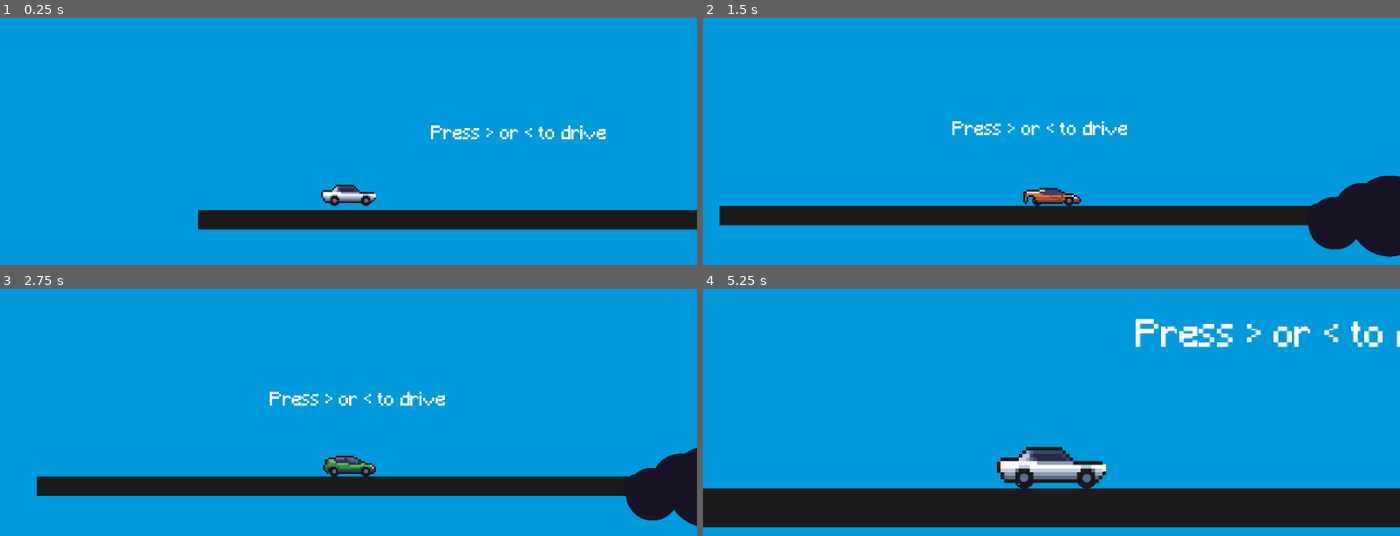
Above: before the commit, frames 1-4 (two rows, left to right).
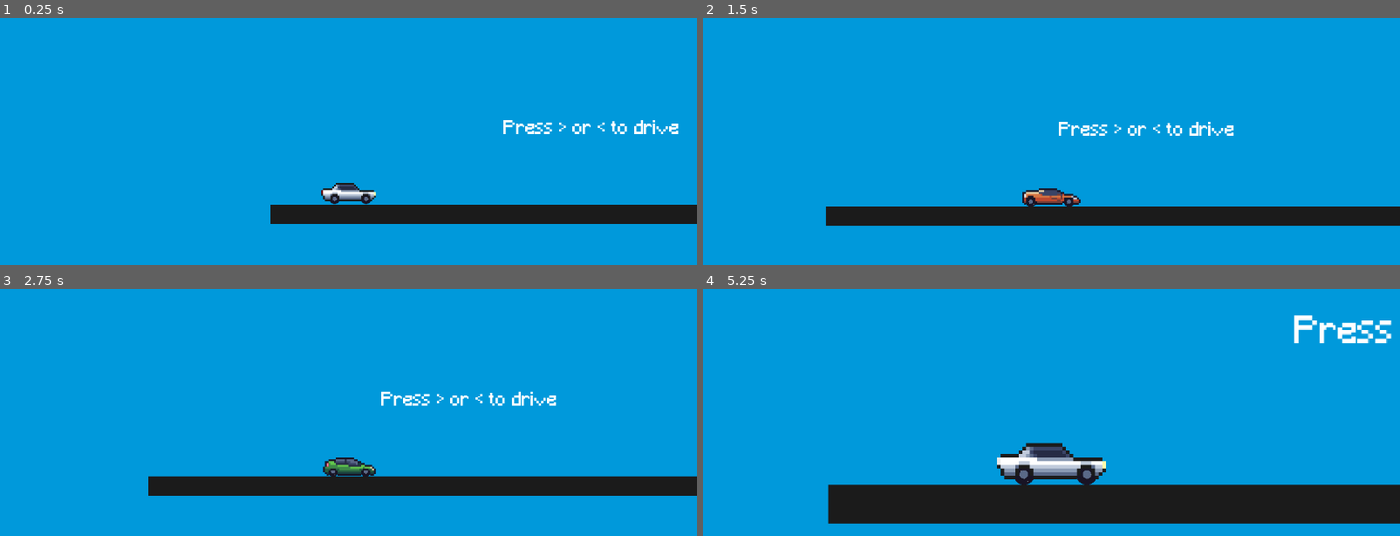
Above: after the commit, the same moments.

Repository: keepyourarrow/SkyWheels
Game: Godot game, scene res://Scenes/test_world.tscn
Two runs of this game, one before a commit and one after it. Both use one fixed random seed, a clock stepped at 60 frames per second and the inputs below.
Inputs:
- Up to frame 1 (0.25 s): no input
- Up to frame 2 (1.5 s): hold Right (ui_right) 0.53-1.28 s; tap 1 (1) at 0.6 s; tap 2 (2) at 0.8, 1.35 s; hold Left (ui_left) from 1.28 s (still down)
- Up to frame 3 (2.75 s): tap 3 (3) at 1.55, 2.1 s; release Left (ui_left) at 2.03 s; hold Right (ui_right) from 2.03 s (still down); tap 4 (4) at 2.3 s
- Up to frame 4 (5.25 s): tap 4 (4) at 2.85 s; tap X (x) at 3.05 s; release Right (ui_right) at 3.53 s; hold X (x) 3.53-4.28 s; hold Left (ui_left) from 3.53 s (still down); tap Z (z) at 3.8, 4.35 s; tap 1 (1) at 4.55, 5.1 s

The runs differ from the first frame. In frame 1, 5.1% of the frame differs, in the area x 28-100%, y 41-86%; in frame 2, 5.2%; in frame 3, 4.2%; in frame 4, 9.3%, in the area x 0-100%, y 10-97%.

Commit message:
cars-changing-logic

Diff:
--- /dev/null
+++ b/Scenes/cars/base_car.tscn
@@ -0,0 +1,44 @@
+[gd_scene load_steps=7 format=3 uid="uid://dj01jr23p2cyh"]
+
+[ext_resource type="Texture2D" uid="uid://nmafs261hduj" path="res://Assets/CarBodies/Sedan-1.png" id="1_g34c1"]
+[ext_resource type="Script" path="res://Scripts/car.gd" id="1_qodfy"]
+[ext_resource type="PackedScene" uid="uid://t746jsa3ynrh" path="res://Scenes/cars/common/pin_joint_2d.tscn" id="2_5huem"]
+[ext_resource type="Texture2D" uid="uid://dvii00ntb3d7u" path="res://Assets/Misc/RearLight.png" id="4_1j6f2"]
+[ext_resource type="Texture2D" uid="uid://bugtu26u1teyy" path="res://Assets/Misc/BackingLight.png" id="5_qqjd3"]
+
+[sub_resource type="PhysicsMaterial" id="PhysicsMaterial_ihkie"]
+friction = 0.07
+bounce = 0.12
+
+[node name="BaseCar" type="RigidBody2D"]
+collision_layer = 2
+mass = 2.0
+physics_material_override = SubResource("PhysicsMaterial_ihkie")
+script = ExtResource("1_qodfy")
+
+[node name="PinJoint2D" parent="." instance=ExtResource("2_5huem")]
+position = Vector2(-23, 8)
+
+[node name="PinJoint2D2" parent="." instance=ExtResource("2_5huem")]
+position = Vector2(29, 8)
+
+[node name="CollisionPolygon2D" type="CollisionPolygon2D" parent="."]
+scale = Vector2(3, 3)
+polygon = PackedVector2Array(-5, 4, 12.3333, 4, 15, 1.66667, 15, -1, 14, -2, 7, -2, 3, -6, -7, -6, -10, -3, -14, -3, -15, -2, -15, 1, -12.3333, 3, -10, 4)
+
+[node name="CarImage" type="Sprite2D" parent="."]
+scale = Vector2(3, 3)
+texture = ExtResource("1_g34c1")
+
+[node name="RearLight" type="PointLight2D" parent="."]
+position = Vector2(-43.5, -3)
+scale = Vector2(3, 3)
+enabled = false
+energy = 9.43
+texture = ExtResource("4_1j6f2")
+
+[node name="BackingLight" type="Sprite2D" parent="."]
+visible = false
+position = Vector2(-43.5, -3)
+scale = Vector2(3, 3)
+texture = ExtResource("5_qqjd3")
--- /dev/null
+++ b/Scenes/cars/common/backing_light.tscn
@@ -0,0 +1,8 @@
+[gd_scene load_steps=2 format=3 uid="uid://b5a7gg302l868"]
+
+[ext_resource type="Texture2D" uid="uid://bugtu26u1teyy" path="res://Assets/Misc/BackingLight.png" id="1_6w504"]
+
+[node name="backingLight" type="Sprite2D"]
+position = Vector2(-43.5, -3)
+scale = Vector2(3, 3)
+texture = ExtResource("1_6w504")
--- /dev/null
+++ b/Scenes/cars/common/pin_joint_2d.tscn
@@ -0,0 +1,16 @@
+[gd_scene load_steps=2 format=3 uid="uid://t746jsa3ynrh"]
+
+[ext_resource type="PackedScene" uid="uid://1di16wygtu6i" path="res://Scenes/wheel_1.tscn" id="1_1gx0y"]
+
+[node name="PinJoint2D" type="PinJoint2D"]
+node_a = NodePath("..")
+node_b = NodePath("Wheel")
+bias = 0.471
+motor_enabled = true
+
+[node name="Wheel" parent="." instance=ExtResource("1_1gx0y")]
+collision_layer = 2
+
+[node name="RayCast" type="RayCast2D" parent="."]
+position = Vector2(52, -9)
+target_position = Vector2(0, 20)
--- /dev/null
+++ b/Scenes/cars/common/rear_light.tscn
@@ -0,0 +1,10 @@
+[gd_scene load_steps=2 format=3 uid="uid://y4ewqnd08f1u"]
+
+[ext_resource type="Texture2D" uid="uid://dvii00ntb3d7u" path="res://Assets/Misc/RearLight.png" id="1_ygiyd"]
+
+[node name="rearLight" type="PointLight2D"]
+position = Vector2(-43.5, -3)
+scale = Vector2(3, 3)
+enabled = false
+energy = 9.43
+texture = ExtResource("1_ygiyd")
--- /dev/null
+++ b/Scenes/cars/hatchback.tscn
@@ -0,0 +1,29 @@
+[gd_scene load_steps=3 format=3 uid="uid://n0qtpi5w00ic"]
+
+[ext_resource type="PackedScene" uid="uid://dj01jr23p2cyh" path="res://Scenes/cars/base_car.tscn" id="1_lt7vp"]
+[ext_resource type="Texture2D" uid="uid://cdc2d6gnmgqf0" path="res://Assets/CarBodies/Hatchback-1.png" id="2_whwx2"]
+
+[node name="Hatchback" instance=ExtResource("1_lt7vp")]
+power = 90
+max_speed = 375
+
+[node name="PinJoint2D" parent="." index="0"]
+position = Vector2(-25, 11)
+
+[node name="PinJoint2D2" parent="." index="1"]
+position = Vector2(29, 11)
+
+[node name="CollisionPolygon2D" parent="." index="2"]
+position = Vector2(1, 6)
+polygon = PackedVector2Array(-5, 4, 12.3333, 4, 15, 1.66667, 14.6667, 0, 13.3333, -1.33333, 7, -2, 3, -6, -7, -6, -11.3333, -5, -13.3333, -4, -14, -1.66667, -14.6667, 1, -12.3333, 3, -10, 4)
+
+[node name="CarImage" parent="." index="3"]
+texture = ExtResource("2_whwx2")
+
+[node name="RearLight" parent="." index="4"]
+position = Vector2(-34.5, 0)
+scale = Vector2(2.96, 3)
+
+[node name="BackingLight" parent="." index="5"]
+position = Vector2(-34.5, 0)
+scale = Vector2(2.96, 3)
--- /dev/null
+++ b/Scenes/cars/pick_up_truck.tscn
@@ -0,0 +1,27 @@
+[gd_scene load_steps=3 format=3 uid="uid://d0u66p5h4w8qn"]
+
+[ext_resource type="PackedScene" uid="uid://dj01jr23p2cyh" path="res://Scenes/cars/base_car.tscn" id="1_vg5tb"]
+[ext_resource type="Texture2D" uid="uid://bxckfp4ovy0yj" path="res://Assets/CarBodies/PickupTruck-1.png" id="2_w307l"]
+
+[node name="PickUpTruck" instance=ExtResource("1_vg5tb")]
+power = 100
+max_speed = 370
+
+[node name="PinJoint2D" parent="." index="0"]
+position = Vector2(-28, 13)
+
+[node name="PinJoint2D2" parent="." index="1"]
+position = Vector2(32, 13)
+
+[node name="CollisionPolygon2D" parent="." index="2"]
+scale = Vector2(3.0446, 2.92589)
+polygon = PackedVector2Array(-5, 4, 15.7656, 5.12665, 15.7656, 1.02533, 15, -1, 14, -2, 7, -2, 3.94141, -5.8102, -7, -6, -13.7949, -6.15198, -14, -3, -15, -2, -15, 1, -12.3333, 3, -10, 4)
+
+[node name="CarImage" parent="." index="3"]
+texture = ExtResource("2_w307l")
+
+[node name="RearLight" parent="." index="4"]
+position = Vector2(-46.5, 0)
+
+[node name="BackingLight" parent="." index="5"]
+position = Vector2(-46.5, 0)
--- /dev/null
+++ b/Scenes/cars/sedan.tscn
@@ -0,0 +1,7 @@
+[gd_scene load_steps=2 format=3 uid="uid://vi3bx4cejx5y"]
+
+[ext_resource type="PackedScene" uid="uid://dj01jr23p2cyh" path="res://Scenes/cars/base_car.tscn" id="1_haldt"]
+
+[node name="Sedan" instance=ExtResource("1_haldt")]
+power = 70
+max_speed = 350
--- a/Scenes/cars/sedan_1.tscn
+++ /dev/null
@@ -1,90 +0,0 @@
-[gd_scene load_steps=10 format=3 uid="uid://dj01jr23p2cyh"]
-
-[ext_resource type="PackedScene" uid="uid://1di16wygtu6i" path="res://Scenes/wheel_1.tscn" id="1_1ovwj"]
-[ext_resource type="Texture2D" uid="uid://nmafs261hduj" path="res://Assets/CarBodies/Sedan-1.png" id="1_g34c1"]
-[ext_resource type="Script" path="res://Scripts/sedan_1.gd" id="1_yi1km"]
-[ext_resource type="Texture2D" uid="uid://dvii00ntb3d7u" path="res://Assets/Misc/RearLight.png" id="4_1j6f2"]
-[ext_resource type="Texture2D" uid="uid://cdc2d6gnmgqf0" path="res://Assets/CarBodies/Hatchback-1.png" id="5_cp2db"]
-[ext_resource type="Texture2D" uid="uid://bugtu26u1teyy" path="res://Assets/Misc/BackingLight.png" id="5_qqjd3"]
-[ext_resource type="Texture2D" uid="uid://bxckfp4ovy0yj" path="res://Assets/CarBodies/PickupTruck-1.png" id="6_f1th0"]
-[ext_resource type="Texture2D" uid="uid://bekdvfnhf4jpu" path="res://Assets/CarBodies/Sport-1.png" id="7_lyutd"]
-
-[sub_resource type="PhysicsMaterial" id="PhysicsMaterial_ihkie"]
-friction = 0.07
-bounce = 0.12
-
-[node name="Sedan-1" type="RigidBody2D"]
-collision_layer = 2
-mass = 2.0
-physics_material_override = SubResource("PhysicsMaterial_ihkie")
-script = ExtResource("1_yi1km")
-force = 70
-
-[node name="PinJoint2D" type="PinJoint2D" parent="."]
-position = Vector2(-23, 8)
-node_a = NodePath("..")
-node_b = NodePath("Wheel-1")
-bias = 0.471
-motor_enabled = true
-
-[node name="Wheel-1" parent="PinJoint2D" instance=ExtResource("1_1ovwj")]
-collision_layer = 2
-
-[node name="FrontRayCast" type="RayCast2D" parent="PinJoint2D"]
-position = Vector2(52, -9)
-target_position = Vector2(0, 20)
-
-[node name="PinJoint2D2" type="PinJoint2D" parent="."]
-position = Vector2(29, 8)
-node_a = NodePath("..")
-node_b = NodePath("Wheel-2")
-bias = 0.414
-
-[node name="Wheel-2" parent="PinJoint2D2" instance=ExtResource("1_1ovwj")]
-collision_layer = 2
-
-[node name="RearRaycast" type="RayCast2D" parent="PinJoint2D2"]
-position = Vector2(-52, -9)
-target_position = Vector2(0, 19)
-
-[node name="CollisionPolygon2D" type="CollisionPolygon2D" parent="."]
-visible = false
-scale = Vector2(3, 3)
-polygon = PackedVector2Array(-5, 4, 12.3333, 4, 15, 1.66667, 15, -1, 14, -2, 7, -2, 3, -6, -7, -6, -10, -3, -14, -3, -15, -2, -15, 1, -12.3333, 3, -10, 4)
-
-[node name="rearLight" type="PointLight2D" parent="."]
-position = Vector2(-43.5, -3)
-scale = Vector2(3, 3)
-enabled = false
-energy = 9.43
-texture = ExtResource("4_1j6f2")
-
-[node name="backingLight" type="Sprite2D" parent="."]
-visible = false
-position = Vector2(-43.5, -3)
-scale = Vector2(3, 3)
-texture = ExtResource("5_qqjd3")
-
-[node name="Carbodies" type="Node2D" parent="."]
-
-[node name="Htchbck1" type="Sprite2D" parent="Carbodies"]
-visible = false
-position = Vector2(0, -6)
-scale = Vector2(3, 3)
-texture = ExtResource("5_cp2db")
-
-[node name="pckup1" type="Sprite2D" parent="Carbodies"]
-visible = false
-position = Vector2(-3, -6)
-scale = Vector2(3, 3)
-texture = ExtResource("6_f1th0")
-
-[node name="sport1" type="Sprite2D" parent="Carbodies"]
-visible = false
-position = Vector2(1, -4)
-scale = Vector2(3, 3)
-texture = ExtResource("7_lyutd")
-
-[node name="sedan1" type="Sprite2D" parent="Carbodies"]
-scale = Vector2(3, 3)
-texture = ExtResource("1_g34c1")
--- /dev/null
+++ b/Scenes/cars/sport.tscn
@@ -0,0 +1,29 @@
+[gd_scene load_steps=3 format=3 uid="uid://bwvhmlpcw4xdg"]
+
+[ext_resource type="PackedScene" uid="uid://dj01jr23p2cyh" path="res://Scenes/cars/base_car.tscn" id="1_lf5hl"]
+[ext_resource type="Texture2D" uid="uid://bekdvfnhf4jpu" path="res://Assets/CarBodies/Sport-1.png" id="2_qg74j"]
+
+[node name="Sport" instance=ExtResource("1_lf5hl")]
+power = 120
+max_speed = 480
+
+[node name="PinJoint2D" parent="." index="0"]
+position = Vector2(-34, 13)
+
+[node name="PinJoint2D2" parent="." index="1"]
+position = Vector2(29, 13)
+
+[node name="CollisionPolygon2D" parent="." index="2"]
+position = Vector2(0, 9)
+polygon = PackedVector2Array(15, 3, 16, 2, 16, 0, 15, 0, 15, -1, 14, -1, 14, -2, 12, -2, 12, -3, 7, -3, 7, -4, 5, -4, 5, -5, 3, -5, 3, -6, -7, -6.33333, -7, -5, -15, -5, -15, -4, -16, -4, -16, 2, -15, 2, -15, 3, -14, 3, -14, 2, -8.66667, 3, 6, 3)
+
+[node name="CarImage" parent="." index="3"]
+texture = ExtResource("2_qg74j")
+
+[node name="RearLight" parent="." index="4"]
+position = Vector2(-43.5, 3)
+scale = Vector2(2.93822, 3.025)
+
+[node name="BackingLight" parent="." index="5"]
+position = Vector2(-43.5, 3)
+scale = Vector2(2.93822, 3.025)
--- a/Scenes/test_world.tscn
+++ b/Scenes/test_world.tscn
@@ -1,13 +1,9 @@
-[gd_scene load_steps=6 format=3 uid="uid://dk7mw5rck5svy"]
+[gd_scene load_steps=5 format=3 uid="uid://dk7mw5rck5svy"]
 
 [ext_resource type="PackedScene" uid="uid://da3et7e2nlxk" path="res://Scenes/block.tscn" id="1_4uovd"]
 [ext_resource type="PackedScene" uid="uid://dmc5kp0u1tfgy" path="res://Scenes/circle.tscn" id="2_7ff4h"]
-[ext_resource type="PackedScene" uid="uid://dj01jr23p2cyh" path="res://Scenes/cars/sedan_1.tscn" id="2_uy2y4"]
 [ext_resource type="FontFile" uid="uid://b7niu3em14t4a" path="res://Assets/Fonts/Minecraft.ttf" id="3_06m17"]
-
-[sub_resource type="PhysicsMaterial" id="PhysicsMaterial_ay773"]
-friction = 0.0
-bounce = 0.07
+[ext_resource type="Script" path="res://Scripts/player.gd" id="5_fcng1"]
 
 [node name="TestWorld" type="Node2D"]
 
@@ -154,10 +150,9 @@
 theme_override_font_sizes/font_size = 30
 text = "Press > or < to drive"
 
-[node name="Sedan-1" parent="." instance=ExtResource("2_uy2y4")]
-position = Vector2(448, 281)
-physics_material_override = SubResource("PhysicsMaterial_ay773")
+[node name="Player" type="Node2D" parent="."]
+position = Vector2(328, 287)
+script = ExtResource("5_fcng1")
 
-[node name="Camera2D" type="Camera2D" parent="Sedan-1"]
-position = Vector2(0, -3)
+[node name="Camera2D" type="Camera2D" parent="Player"]
 rotation_smoothing_enabled = true
--- /dev/null
+++ b/Scripts/car.gd
@@ -0,0 +1,58 @@
+class_name Car
+extends RigidBody2D
+
+@export var power: int
+@export var max_speed: int
+
+@onready var Rjoint = $PinJoint2D
+@onready var Fjoint = $PinJoint2D2
+@onready var Wheel1 = $"PinJoint2D/Wheel"
+@onready var Wheel2 = $"PinJoint2D2/Wheel"
+@onready var F_cast = $"PinJoint2D/RayCast"
+@onready var R_cast = $"PinJoint2D2/Raycast"
+@onready var rear_light: PointLight2D = $RearLight
+@onready var backing_light: Sprite2D = $BackingLight
+
+const ROTATION_MODIFIER = 5;
+const BODY_TORQUE = 8000
+
+func _physics_process(_delta):
+	handle_movement()
+
+func handle_movement():
+	var current_velocity = linear_velocity.rotated(rotation)
+	var forceVec = Vector2(power-rotation * ROTATION_MODIFIER, 0).rotated(rotation)
+
+	var is_on_ground = F_cast.is_colliding() or F_cast.is_colliding()
+	var is_right_pressed = Input.is_action_pressed("ui_right") or Input.is_action_pressed("R1")
+	var is_left_pressed = Input.is_action_pressed("ui_left") or Input.is_action_pressed("L1")
+
+	if is_on_ground:
+		if current_velocity.x <= max_speed:
+			if is_right_pressed:
+				apply_central_impulse(forceVec)
+				apply_torque(-BODY_TORQUE)
+		if current_velocity.x >= -max_speed:
+			if is_left_pressed:
+				apply_central_impulse(-forceVec)
+				apply_torque(BODY_TORQUE)
+		update_rear_lights(current_velocity)
+	else:
+		if is_right_pressed:
+				apply_torque(-BODY_TORQUE)
+		if is_left_pressed:
+				apply_torque(BODY_TORQUE)
+
+
+func update_rear_lights(velocity):
+	const REAR_LIGHT_THRESHOLD = 1
+	const BACK_LIGHT_THRESHOLD = -10
+
+	rear_light.enabled = velocity.x > REAR_LIGHT_THRESHOLD
+	backing_light.visible = velocity.x < BACK_LIGHT_THRESHOLD
+
+func show_car():
+	visible = true
+
+func hide_car():
+	visible = false
--- /dev/null
+++ b/Scripts/player.gd
@@ -0,0 +1,66 @@
+class_name Player
+extends Node2D
+
+@onready var camera = $Camera2D
+
+var cars: Array[Car] = []
+var car_scene_paths = []
+var current_car_index = 0
+
+func _ready():
+	create_and_add_cars()
+	add_first_car()
+
+func create_and_add_cars():
+	var car_scenes = [
+		preload("res://Scenes/cars/sedan.tscn"),
+		preload("res://Scenes/cars/sport.tscn"),
+		preload("res://Scenes/cars/pick_up_truck.tscn"),
+		preload("res://Scenes/cars/hatchback.tscn")
+	]
+
+	for car_scene in car_scenes:
+		var car_instance = car_scene.instantiate()
+		cars.append(car_instance)
+		car_scene_paths.append(car_scene.resource_path)
+
+func add_first_car():
+	add_child(cars[0])
+	cars[0].show_car()
+
+func _physics_process(_delta):
+	handle_camera_zoom()
+	handle_car_switching()
+	update_position()
+
+func update_position():
+	camera.global_position = cars[current_car_index].global_position
+
+func handle_car_switching():
+	if Input.is_action_just_pressed("1"):
+		switch_car(0)
+	elif Input.is_action_just_pressed("2"):
+		switch_car(1)
+	elif Input.is_action_just_pressed("3"):
+		switch_car(2)
+	elif Input.is_action_just_pressed("4"):
+		switch_car(3)
+
+func handle_camera_zoom():
+	if Input.is_action_pressed("z"):
+		camera.zoom = Vector2(2, 2)
+	if Input.is_action_pressed("x"):
+		camera.zoom = Vector2(1, 1)
+
+
+func switch_car(index):
+	if index == current_car_index:
+		return
+
+	global_position = cars[current_car_index].global_position
+	remove_child(cars[current_car_index])
+	# reinstantiate the scene so the position is refreshed
+	cars[current_car_index] = load(car_scene_paths[current_car_index]).instantiate()
+	current_car_index = index
+	add_child(cars[current_car_index])
+	cars[current_car_index].global_position = global_position
--- a/Scripts/sedan_1.gd
+++ /dev/null
@@ -1,97 +0,0 @@
-extends RigidBody2D
-
-@onready var Rjoint = $PinJoint2D
-@onready var Fjoint = $PinJoint2D2
-@onready var Wheel1 = $"PinJoint2D/Wheel-1"
-@onready var Wheel2= $"PinJoint2D2/Wheel-2"
-@onready var F_cast = $PinJoint2D/FrontRayCast
-@onready var R_cast = $PinJoint2D2/RearRaycast
-@onready var resetButton = $Camera2D/Resetbutton
-
-@export var force = 100
-var MAX_SPEED = 350
-const ROTATION_MODIFIER = 5;
-const bodytorque = 8000
-var current_velocity
-
-var carList = [
-{'Name': 'sedan1','sprite': 'Carbodies/sedan1', 'Type': 'sedan','power':70,'maxSpeed':350,'FwheelPos':29,'RwheelPos':-23},
-{'Name': 'sport1','sprite': 'Carbodies/sport1','Type': 'sport','power':120,'maxSpeed':480,'FwheelPos':29,'RwheelPos':-33},
-{'Name': 'pckup1','sprite': 'Carbodies/pckup1','Type': 'pickup','power':100,'maxSpeed':370,'FwheelPos':29,'RwheelPos':-31},
-{'Name': 'htchbck1','sprite': 'Carbodies/Htchbck1','Type': 'hatchback','power':90,'maxSpeed':375,'FwheelPos':29,'RwheelPos':-25}
-]
-
-func _physics_process(_delta):
-	current_velocity = linear_velocity.rotated(rotation)
-	handle_movement()
-	handle_camera_zoom()
-	carSelector()
-
-func handle_camera_zoom():
-	if Input.is_action_pressed("z"):
-		$Camera2D.zoom = Vector2(2,2)
-	if Input.is_action_pressed("x"):
-		$Camera2D.zoom = Vector2(1,1)
-
-
-func handle_movement():
-	var forceVec = Vector2(force-rotation * ROTATION_MODIFIER, 0).rotated(rotation)
-
-	var is_on_ground = F_cast.is_colliding() or F_cast.is_colliding()
-	var is_right_pressed = Input.is_action_pressed("ui_right") or Input.is_action_pressed("R1")
-	var is_left_pressed = Input.is_action_pressed("ui_left") or Input.is_action_pressed("L1")
-
-	if is_on_ground:
-		if current_velocity.x <= MAX_SPEED:
-			if is_right_pressed:
-				apply_central_impulse(forceVec)
-				apply_torque(-bodytorque)
-		if current_velocity.x >= -MAX_SPEED:
-			if is_left_pressed:
-				apply_central_impulse(-forceVec)
-				apply_torque(bodytorque)
-		update_rear_lights(current_velocity)
-	else:
-		if is_right_pressed:
-				apply_torque(-bodytorque)
-		if is_left_pressed:
-				apply_torque(bodytorque)
-
-
-
-func update_rear_lights(velocity):
-	const REAR_LIGHT_THRESHOLD = 1
-	const BACK_LIGHT_THRESHOLD = -10
-
-	$rearLight.enabled = velocity.x > REAR_LIGHT_THRESHOLD
-	$backingLight.visible = velocity.x < BACK_LIGHT_THRESHOLD
-
-func carSelector():
-	if Input.is_action_just_pressed("1"):
-		_carSpriteLoader(0)
-		force = carList[0]['power']
-		MAX_SPEED = carList[0]['maxSpeed']
-		Rjoint.position.x = carList[0]['RwheelPos']
-	elif Input.is_action_just_pressed("2"):
-		_carSpriteLoader(1)
-		get_node(carList[1]['sprite']).visible = true
-		force = carList[1]['power']
-		MAX_SPEED = carList[1]['maxSpeed']
-		Rjoint.position.x = carList[2]['RwheelPos']
-	elif Input.is_action_just_pressed("3"):
-		_carSpriteLoader(2)
-		force = carList[2]['power']
-		MAX_SPEED = carList[2]['maxSpeed']
-		Rjoint.position.x = carList[2]['RwheelPos']
-	elif Input.is_action_just_pressed("4"):
-		_carSpriteLoader(3)
-		force = carList[3]['power']
-		MAX_SPEED = carList[3]['maxSpeed']
-		Rjoint.position.x = carList[3]['RwheelPos']
-
-func _carSpriteLoader(selected_car):
-	for i in range(len(carList)):
-		if i == selected_car:
-			get_node(carList[i]['sprite']).visible = true
-		else:
-			get_node(carList[i]['sprite']).visible = false
